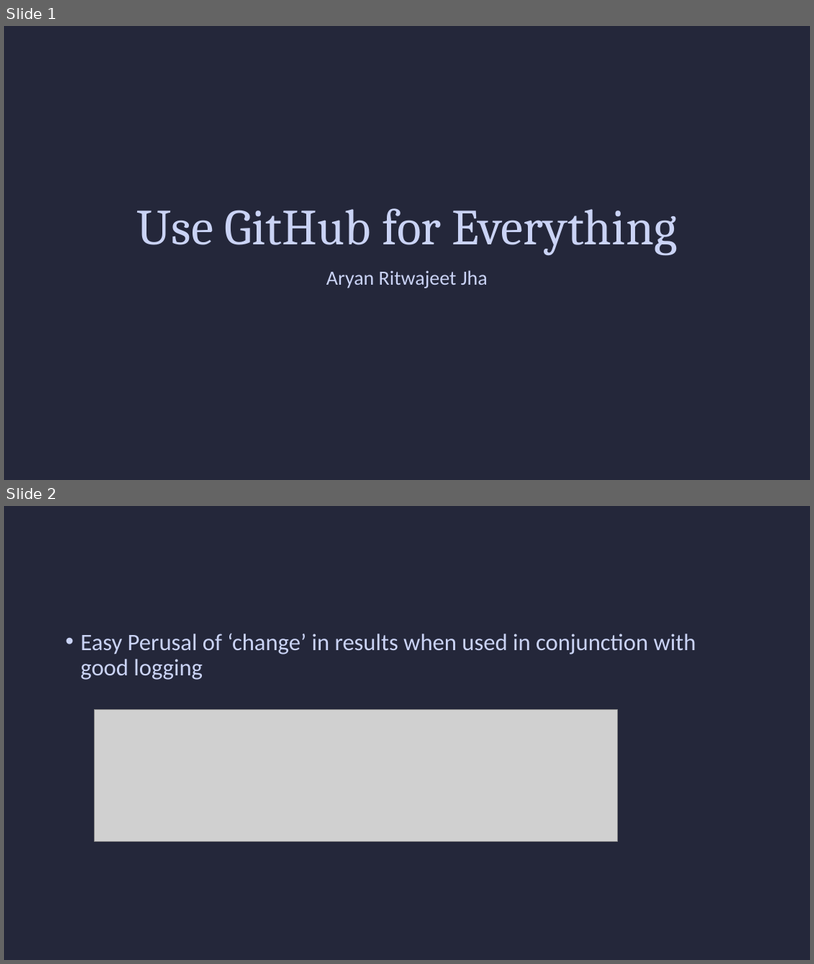
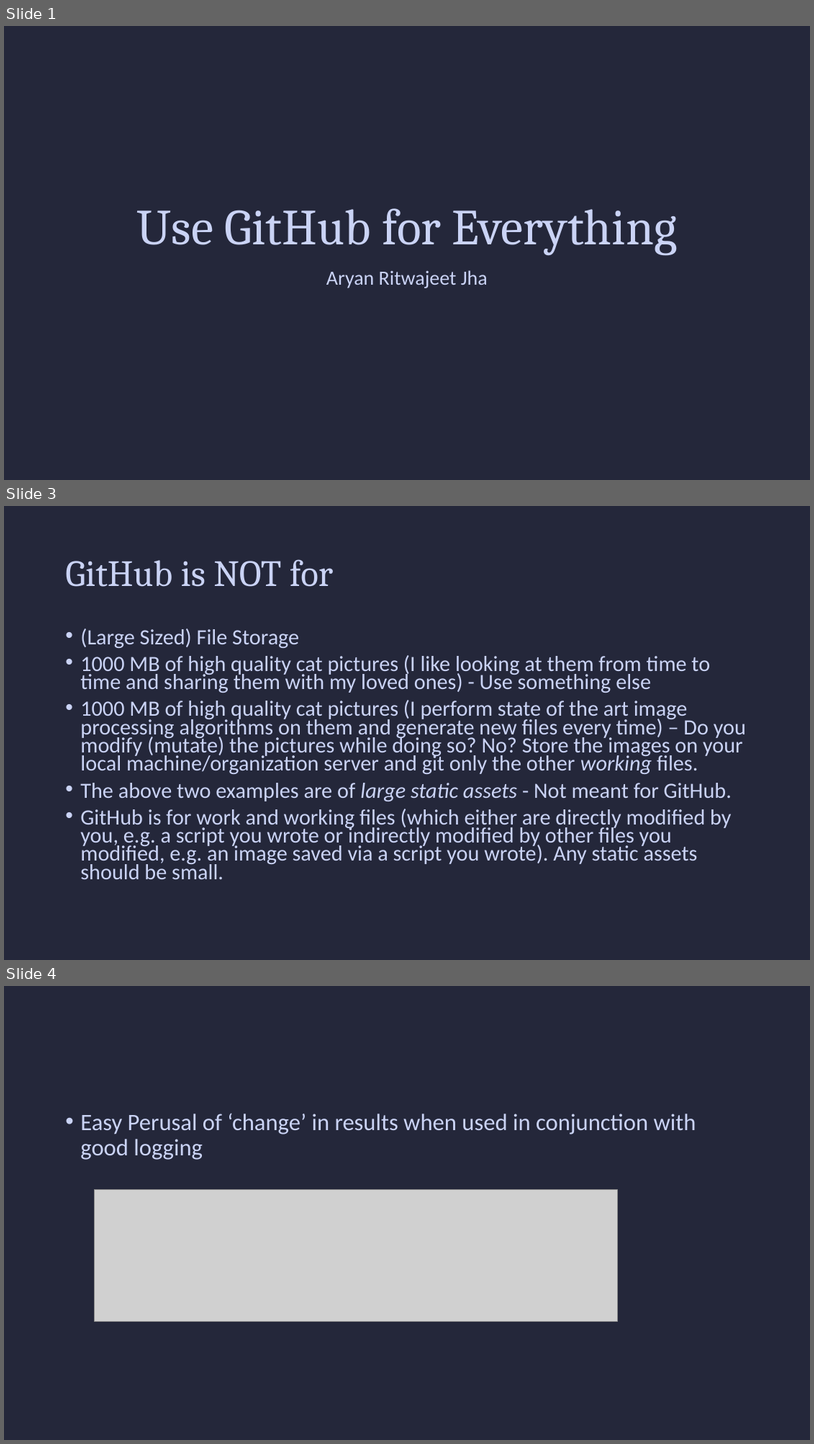
Before and after one commit to Realife-Brahmin/OriginalDocsHub-WSU-OneDrive, a slide deck: use-github-for-everything_Jha_Aryan.potx. Shown one above the other, each under a label of ours: slides 1 and 2 before the commit, slides 1, 3 and 4 after it; the slides between them are not shown. The pictures are 814x964 and 814x1444 pixels, drawn with LibreOffice and Linux fonts; fonts in the diff are those of the drawing; grey boxes stand for pictures. Boxes give left, top, right and bottom in pixels: in the first picture for what was removed or moved away, otherwise in the second. Text is boxed around its words. In the diff, an @@ line names an element or a change of style, - is before the commit and + after.

```diff
--- a/use-github-for-everything_Jha_Aryan.potx
+++ b/use-github-for-everything_Jha_Aryan.potx
@@ slide 3 added at <box>4,506,810,960</box>, background #24273A @@
@@ title added at <box>65,559,333,587</box>, 44 pt, text #CAD3F5 @@
+GitHub is NOT for
@@ text added at <box>80,628,746,879</box>, 25.9 pt, text #CAD3F5 @@
+• (Large Sized) File Storage
+• 1000 MB of high quality cat pictures (I like looking at them from time to time and sharing them with my loved ones) - Use something else
+• 1000 MB of high quality cat pictures (I perform state of the art image processing algorithms on them and generate new files every time) – Do you modify (mutate) the pictures while doing so? No? Store the images on your local machine/organization server and git only the other working files.
+• The above two examples are of large static assets - Not meant for GitHub.
+• GitHub is for work and working files (which either are directly modified by you, e.g. a script you wrote or indirectly modified by other files you modified, e.g. an image saved via a script you wrote). Any static assets should be small.
@@ what was slide 2 is now slide 4 @@
```
Also in this commit, not shown: 5 other slides added.
